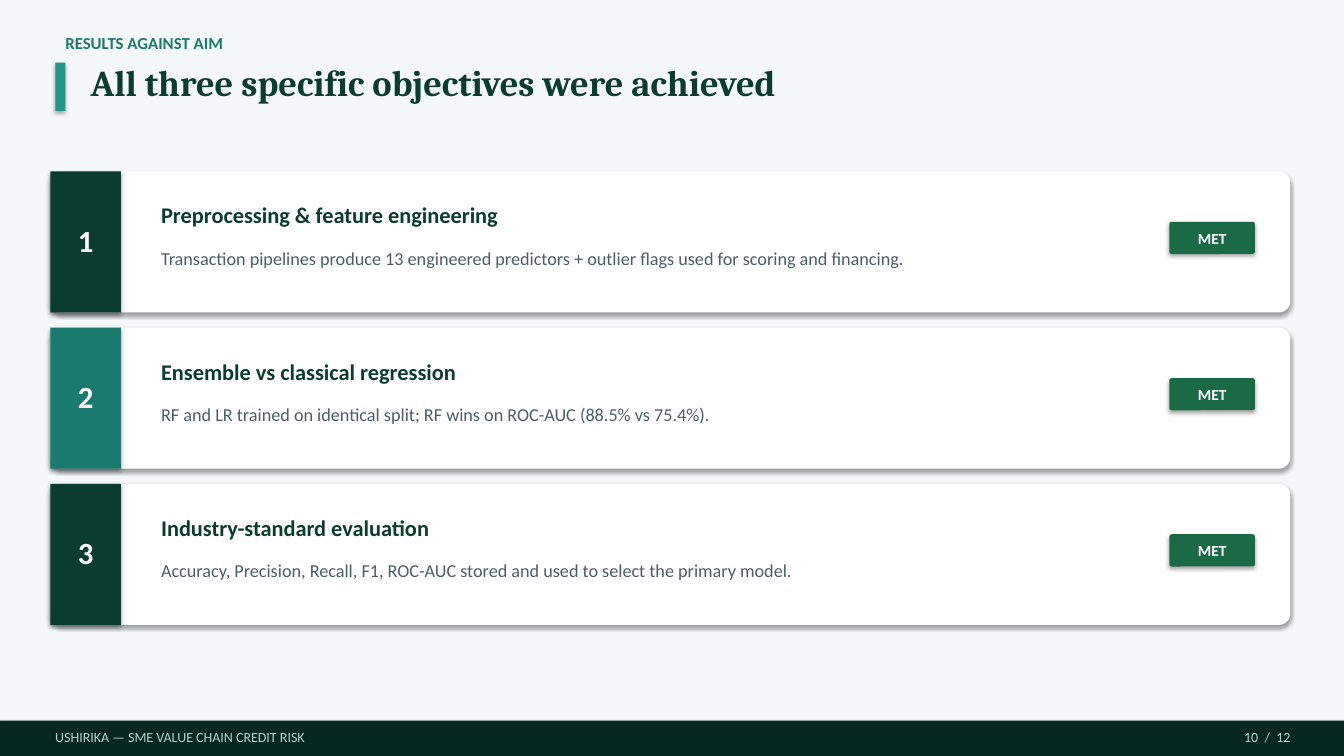
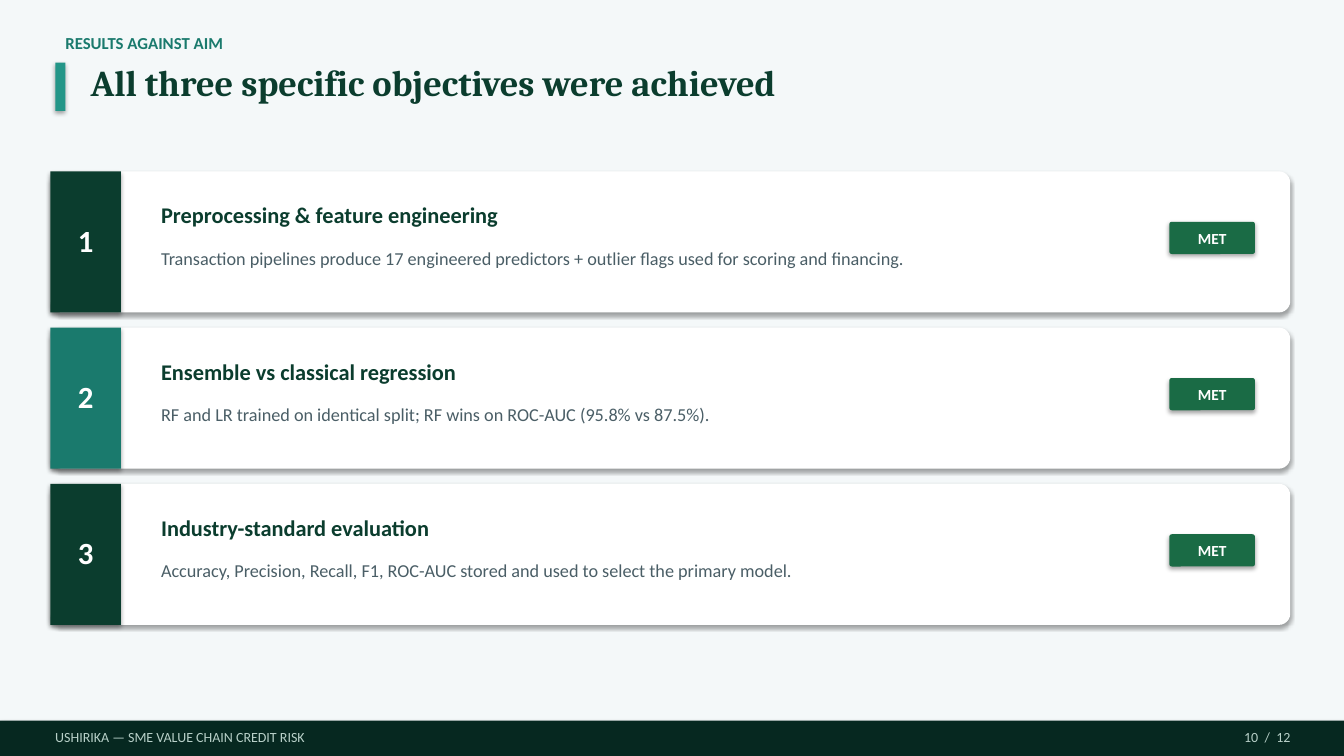
Before and after one commit to Dmmkuliku/ushirika-sme-credit, a slide deck: slide 10 of Presentation/Ushirika_Group15_Defence_Presentation.pptx. Drawn at 1344x756 pixels with LibreOffice and Linux fonts; fonts in the diff are those of the drawing. Boxes give left, top, right and bottom in pixels: in the first picture for what was removed or moved away, otherwise in the second. Text is boxed around its words. In the diff, an @@ line names an element or a change of style, - is before the commit and + after.

```diff
--- a/Presentation/Ushirika_Group15_Defence_Presentation.pptx
+++ b/Presentation/Ushirika_Group15_Defence_Presentation.pptx
@@ text at <box>161,252,904,268</box>: text changed @@
-Transaction pipelines produce 13 engineered predictors + outlier flags used for scoring and financing.
+Transaction pipelines produce 17 engineered predictors + outlier flags used for scoring and financing.
@@ text at <box>161,408,709,424</box>: text changed @@
-RF and LR trained on identical split; RF wins on ROC-AUC (88.5% vs 75.4%).
+RF and LR trained on identical split; RF wins on ROC-AUC (95.8% vs 87.5%).
```
Also in this commit, not shown: 2 other slides changed, 7 other files.
